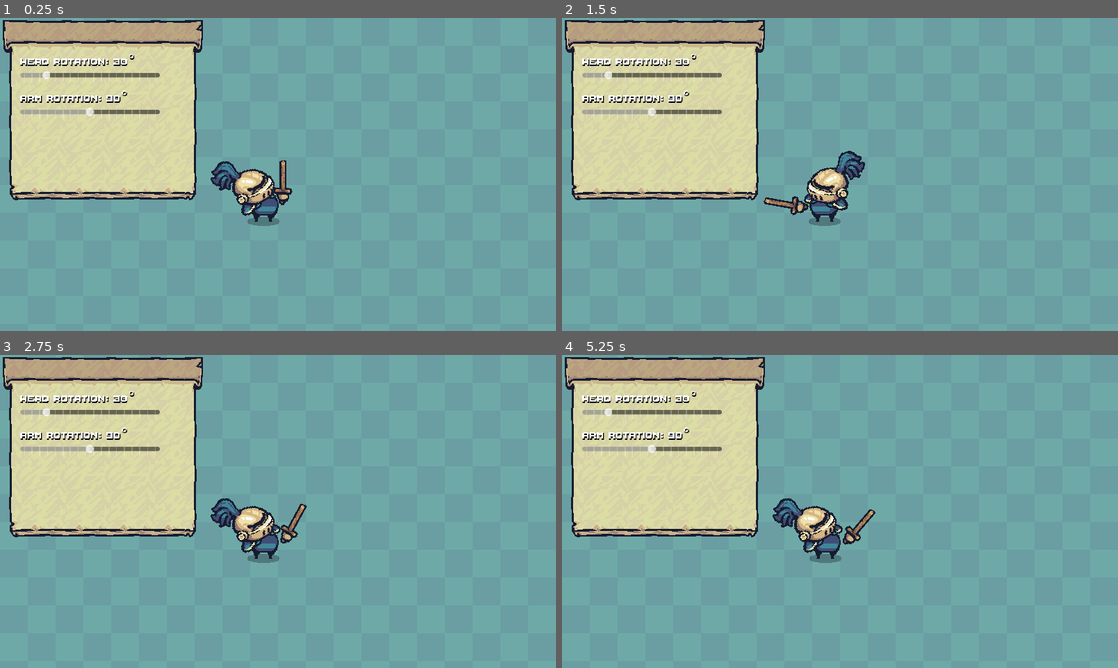
Above: before the commit, frames 1-4 (two rows, left to right).
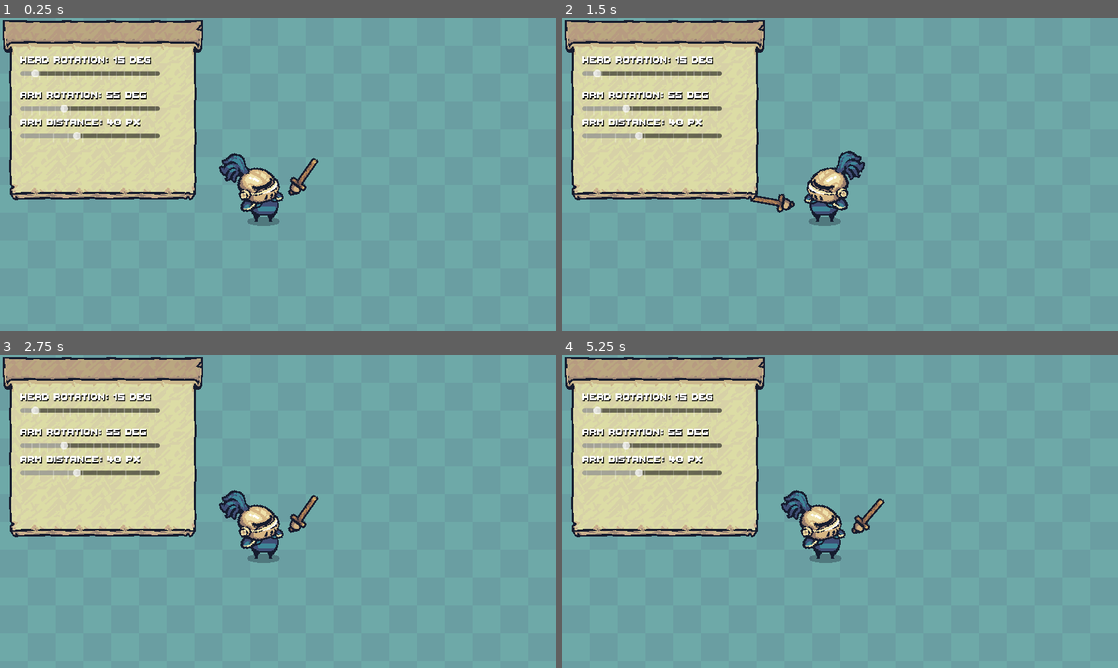
Above: after the commit, the same moments.

Repository: mathewcst/tiny-character
Game: Godot game, scene res://Map.tscn
Same seed, same stepped clock (60 frames per second), same inputs: the game is played once before the commit and once after it.
Inputs (mouse positions are in pixels of both pictures, inside the frame that each line leads up to):
- Up to frame 1 (0.25 s): no input
- Up to frame 2 (1.5 s): tap Enter at 0.5 s; move the mouse to (962, 158) at 0.52 s; tap Space at 1.25 s; move the mouse to (728, 190) at 1.27 s
- Up to frame 3 (2.75 s): tap Enter at 2 s; move the mouse to (333, 442) at 2.02 s
- Up to frame 4 (5.25 s): tap Space at 2.75, 4.25 s; move the mouse to (812, 574) at 2.77 s; tap Enter at 3.5 s; move the mouse to (1006, 558) at 3.52 s; move the mouse to (673, 464) at 4.27 s; move the mouse to (867, 511) at 5.02 s

The runs differ from the first frame. In frame 1, 4.2% of the frame differs, in the area x 3-58%, y 11-64%; in frame 2, 3.0%; in frame 3, 4.1%; in frame 4, 4.1%.

Commit message:
Organize folders and add arm distance

Diff:
--- a/Character.tscn
+++ /dev/null
@@ -1,23 +0,0 @@
-[gd_scene load_steps=5 format=3 uid="uid://cpkvv7b486y7i"]
-
-[ext_resource type="Script" path="res://Character.gd" id="1_10f8h"]
-[ext_resource type="Texture2D" uid="uid://7lldfx8bkchi" path="res://body.png" id="1_starv"]
-[ext_resource type="Texture2D" uid="uid://doruuykfc7f5c" path="res://head.png" id="2_ir57w"]
-[ext_resource type="Texture2D" uid="uid://cfuqsfcp1evtu" path="res://arm.png" id="3_fsoau"]
-
-[node name="Character" type="CanvasGroup"]
-script = ExtResource("1_10f8h")
-
-[node name="BODY" type="Sprite2D" parent="."]
-texture = ExtResource("1_starv")
-offset = Vector2(0, 20)
-
-[node name="HEAD" type="Sprite2D" parent="."]
-position = Vector2(-4, 16)
-texture = ExtResource("2_ir57w")
-offset = Vector2(0, -32)
-
-[node name="ARM" type="Sprite2D" parent="."]
-position = Vector2(19, 15)
-texture = ExtResource("3_fsoau")
-offset = Vector2(24, 0)
--- /dev/null
+++ b/Character/Character.tscn
@@ -0,0 +1,23 @@
+[gd_scene load_steps=5 format=3 uid="uid://bra33vlyt3ayb"]
+
+[ext_resource type="Script" path="res://Scripts/Character.gd" id="1_xkloq"]
+[ext_resource type="Texture2D" uid="uid://7lldfx8bkchi" path="res://Character/body.png" id="2_2co7u"]
+[ext_resource type="Texture2D" uid="uid://doruuykfc7f5c" path="res://Character/head.png" id="3_m06o5"]
+[ext_resource type="Texture2D" uid="uid://cfuqsfcp1evtu" path="res://Character/arm.png" id="4_01x4i"]
+
+[node name="Character" type="CanvasGroup"]
+script = ExtResource("1_xkloq")
+
+[node name="BODY" type="Sprite2D" parent="."]
+texture = ExtResource("2_2co7u")
+offset = Vector2(0, 20)
+
+[node name="HEAD" type="Sprite2D" parent="."]
+position = Vector2(-4, 16)
+texture = ExtResource("3_m06o5")
+offset = Vector2(0, -32)
+
+[node name="ARM" type="Sprite2D" parent="."]
+position = Vector2(19, 15)
+texture = ExtResource("4_01x4i")
+offset = Vector2(25.698, 0)
--- a/Map.gd
+++ b/Map.gd
@@ -1,6 +1,6 @@
 extends Node2D
 
-var pointer: Texture2D = preload('res://01.png')
+var pointer: Texture2D = preload('res://UI/01.png')
 
 func _ready() -> void:
 	Input.set_custom_mouse_cursor(pointer, Input.CURSOR_ARROW, Vector2(16, 16))
--- a/Map.tscn
+++ b/Map.tscn
@@ -1,14 +1,14 @@
-[gd_scene load_steps=12 format=3 uid="uid://rmaooculr34k"]
+[gd_scene load_steps=12 format=3 uid="uid://d2h4a1qu5optu"]
 
 [ext_resource type="Script" path="res://Map.gd" id="1_623w3"]
 [ext_resource type="Texture2D" uid="uid://chxho4xuabwws" path="res://BG_blue.png" id="1_cguo2"]
-[ext_resource type="Script" path="res://GUI.gd" id="1_tfsqn"]
-[ext_resource type="Texture2D" uid="uid://7lldfx8bkchi" path="res://body.png" id="2_v1nhw"]
-[ext_resource type="PackedScene" uid="uid://cpkvv7b486y7i" path="res://Character.tscn" id="2_vrurv"]
-[ext_resource type="Texture2D" uid="uid://dmhn8rdnp8jv8" path="res://Banner_Connection_Up.png" id="3_hcneb"]
-[ext_resource type="Texture2D" uid="uid://doruuykfc7f5c" path="res://head.png" id="3_omnn0"]
-[ext_resource type="Texture2D" uid="uid://cfuqsfcp1evtu" path="res://arm.png" id="4_0lbn4"]
-[ext_resource type="Theme" uid="uid://dnconj8wq31oh" path="res://Theme.tres" id="4_ub2nh"]
+[ext_resource type="Script" path="res://Scripts/GUI.gd" id="2_4yqy2"]
+[ext_resource type="Texture2D" uid="uid://7lldfx8bkchi" path="res://Character/body.png" id="2_v1nhw"]
+[ext_resource type="PackedScene" uid="uid://bra33vlyt3ayb" path="res://Character/Character.tscn" id="2_vrurv"]
+[ext_resource type="Texture2D" uid="uid://dmhn8rdnp8jv8" path="res://UI/Banner_Connection_Up.png" id="3_fbre1"]
+[ext_resource type="Texture2D" uid="uid://doruuykfc7f5c" path="res://Character/head.png" id="3_omnn0"]
+[ext_resource type="Texture2D" uid="uid://cfuqsfcp1evtu" path="res://Character/arm.png" id="4_0lbn4"]
+[ext_resource type="Theme" path="res://Theme.tres" id="4_ub2nh"]
 
 [sub_resource type="TileSetAtlasSource" id="TileSetAtlasSource_txrbw"]
 texture = ExtResource("1_cguo2")
@@ -23,7 +23,7 @@
 script = ExtResource("1_623w3")
 
 [node name="GUI" type="CanvasLayer" parent="." node_paths=PackedStringArray("character")]
-script = ExtResource("1_tfsqn")
+script = ExtResource("2_4yqy2")
 character = NodePath("../Character")
 
 [node name="MarginContainer" type="MarginContainer" parent="GUI"]
@@ -35,7 +35,8 @@
 
 [node name="NinePatchRect" type="NinePatchRect" parent="GUI/MarginContainer"]
 custom_minimum_size = Vector2(0, 300)
-texture = ExtResource("3_hcneb")
+layout_mode = 2
+texture = ExtResource("3_fbre1")
 patch_margin_left = 64
 patch_margin_top = 64
 patch_margin_right = 64
@@ -44,6 +45,7 @@
 axis_stretch_vertical = 1
 
 [node name="VBoxContainer" type="VBoxContainer" parent="GUI/MarginContainer/NinePatchRect"]
+layout_mode = 0
 offset_left = 62.5
 offset_top = 48.75
 offset_right = 313.5
@@ -51,6 +53,7 @@
 scale = Vector2(0.8, 0.8)
 
 [node name="HeadLabel" type="Label" parent="GUI/MarginContainer/NinePatchRect/VBoxContainer"]
+layout_mode = 2
 theme = ExtResource("4_ub2nh")
 theme_override_colors/font_shadow_color = Color(0, 0, 0, 1)
 theme_override_constants/shadow_offset_x = 1
@@ -60,6 +63,7 @@
 text = "Head Rotation (90°)"
 
 [node name="HeadProgress" type="HSlider" parent="GUI/MarginContainer/NinePatchRect/VBoxContainer"]
+layout_mode = 2
 theme = ExtResource("4_ub2nh")
 max_value = 180.0
 step = 5.0
@@ -70,10 +74,12 @@
 ticks_on_borders = true
 
 [node name="MarginContainer" type="MarginContainer" parent="GUI/MarginContainer/NinePatchRect/VBoxContainer"]
+layout_mode = 2
 theme_override_constants/margin_top = 5
 theme_override_constants/margin_bottom = 5
 
 [node name="ArmLabel" type="Label" parent="GUI/MarginContainer/NinePatchRect/VBoxContainer"]
+layout_mode = 2
 theme = ExtResource("4_ub2nh")
 theme_override_colors/font_shadow_color = Color(0, 0, 0, 1)
 theme_override_constants/shadow_offset_x = 1
@@ -83,6 +89,7 @@
 text = "Arm Rotation (90°)"
 
 [node name="ArmProgress" type="HSlider" parent="GUI/MarginContainer/NinePatchRect/VBoxContainer"]
+layout_mode = 2
 theme = ExtResource("4_ub2nh")
 max_value = 180.0
 step = 5.0
@@ -90,6 +97,22 @@
 allow_greater = true
 allow_lesser = true
 tick_count = 18
+ticks_on_borders = true
+
+[node name="ArmDistanceLabel" type="Label" parent="GUI/MarginContainer/NinePatchRect/VBoxContainer"]
+layout_mode = 2
+theme = ExtResource("4_ub2nh")
+theme_override_colors/font_shadow_color = Color(0, 0, 0, 1)
+theme_override_constants/shadow_offset_x = 1
+theme_override_constants/shadow_offset_y = 2
+theme_override_constants/shadow_outline_size = 1
+theme_override_font_sizes/font_size = 26
+text = "Arm Distance"
+
+[node name="ArmDistance" type="HSlider" parent="GUI/MarginContainer/NinePatchRect/VBoxContainer"]
+layout_mode = 2
+rounded = true
+tick_count = 10
 ticks_on_borders = true
 
 [node name="TileMap" type="TileMap" parent="."]
@@ -107,3 +130,4 @@
 
 [connection signal="value_changed" from="GUI/MarginContainer/NinePatchRect/VBoxContainer/HeadProgress" to="GUI" method="_on_head_progress_value_changed"]
 [connection signal="value_changed" from="GUI/MarginContainer/NinePatchRect/VBoxContainer/ArmProgress" to="GUI" method="_on_arm_progress_value_changed"]
+[connection signal="value_changed" from="GUI/MarginContainer/NinePatchRect/VBoxContainer/ArmDistance" to="GUI" method="_on_arm_distance_value_changed"]
--- a/Character.gd
+++ b/Scripts/Character.gd
@@ -9,8 +9,9 @@
 @onready var body_sprite: Sprite2D = $BODY
 @onready var arm_sprite: Sprite2D = $ARM
 
-@export var head_turning_amount: float = 30
-@export var arm_turning_amount: float = 90.0
+@export var head_turning_amount: float = 15.0
+@export var arm_turning_amount: float = 55.0
+@export var arm_distance_amount: float = 40.0
 
 func _ready() -> void:
 	if head != null:
@@ -38,6 +39,8 @@
 	arm_sprite.look_at(mouse_position)
 	arm_sprite.rotation = deg_to_rad(clamp(rad_to_deg(arm_sprite.rotation), -arm_turning_amount, arm_turning_amount))
 
+	arm_sprite.offset.x = arm_distance_amount
+
 
 
 
--- a/GUI.gd
+++ b/Scripts/GUI.gd
@@ -4,15 +4,18 @@
 
 @onready var head_label: Label = $MarginContainer/NinePatchRect/VBoxContainer/HeadLabel
 @onready var arm_label: Label = $MarginContainer/NinePatchRect/VBoxContainer/ArmLabel
+@onready var arm_distance_label: Label = $MarginContainer/NinePatchRect/VBoxContainer/ArmDistanceLabel
 
 @onready var head_slider: HSlider = $MarginContainer/NinePatchRect/VBoxContainer/HeadProgress
 @onready var arm_slider: HSlider = $MarginContainer/NinePatchRect/VBoxContainer/ArmProgress
+@onready var arm_distance_slider: HSlider = $MarginContainer/NinePatchRect/VBoxContainer/ArmDistance
 
 var head: Sprite2D
 var arm: Sprite2D
 
 var head_turning_amount: int = 0
 var arm_turning_amount: int = 0
+var arm_distance_amount: int = 0
 
 func _ready() -> void:
 	head = character.get_node('HEAD')
@@ -20,14 +23,16 @@
 
 	head_turning_amount = character.head_turning_amount
 	arm_turning_amount = character.arm_turning_amount
+	arm_distance_amount = character.arm_distance_amount
 
 	head_slider.set_value(head_turning_amount)
 	arm_slider.set_value(arm_turning_amount)
-
+	arm_distance_slider.set_value(arm_distance_amount)
 
 func _process(delta: float) -> void:
-	head_label.text =  'Head Rotation: ' + str(head_turning_amount) + '°'
-	arm_label.text = 'Arm Rotation: ' + str(arm_turning_amount) + '°'
+	head_label.text =  'Head Rotation: ' + str(head_turning_amount) + ' deg'
+	arm_label.text = 'Arm Rotation: ' + str(arm_turning_amount) + ' deg'
+	arm_distance_label.text = 'Arm Distance: ' + str(arm_distance_amount) + ' px'
 
 
 func _on_head_progress_value_changed(value: float) -> void:
@@ -38,3 +43,8 @@
 func _on_arm_progress_value_changed(value: float) -> void:
 	character.arm_turning_amount = value
 	arm_turning_amount = value
+
+
+func _on_arm_distance_value_changed(value: float) -> void:
+	character.arm_distance_amount = value
+	arm_distance_amount = value
--- a/Theme.tres
+++ b/Theme.tres
@@ -1,6 +1,6 @@
-[gd_resource type="Theme" load_steps=2 format=3 uid="uid://dnconj8wq31oh"]
+[gd_resource type="Theme" load_steps=2 format=3]
 
-[ext_resource type="FontFile" uid="uid://ctksd88w7i81c" path="res://ThaleahFat.ttf" id="1_d3hcu"]
+[ext_resource type="FontFile" uid="uid://ctksd88w7i81c" path="res://UI/ThaleahFat.ttf" id="1_d3hcu"]
 
 [resource]
 default_font = ExtResource("1_d3hcu")
Renamed: arm.png -> Character/arm.png
Not shown, changed: Character/arm.png.import
Renamed: body.png -> Character/body.png
Not shown, changed: Character/body.png.import
Renamed: head.png -> Character/head.png
Not shown, changed: Character/head.png.import
Renamed: 01.png -> UI/01.png
Not shown, changed: UI/01.png.import
Renamed: Banner_Connection_Up.png -> UI/Banner_Connection_Up.png
Not shown, changed: UI/Banner_Connection_Up.png.import
Renamed: Banner_Horizontal.png -> UI/Banner_Horizontal.png
Not shown, changed: UI/Banner_Horizontal.png.import
(and 6 more such lines)
